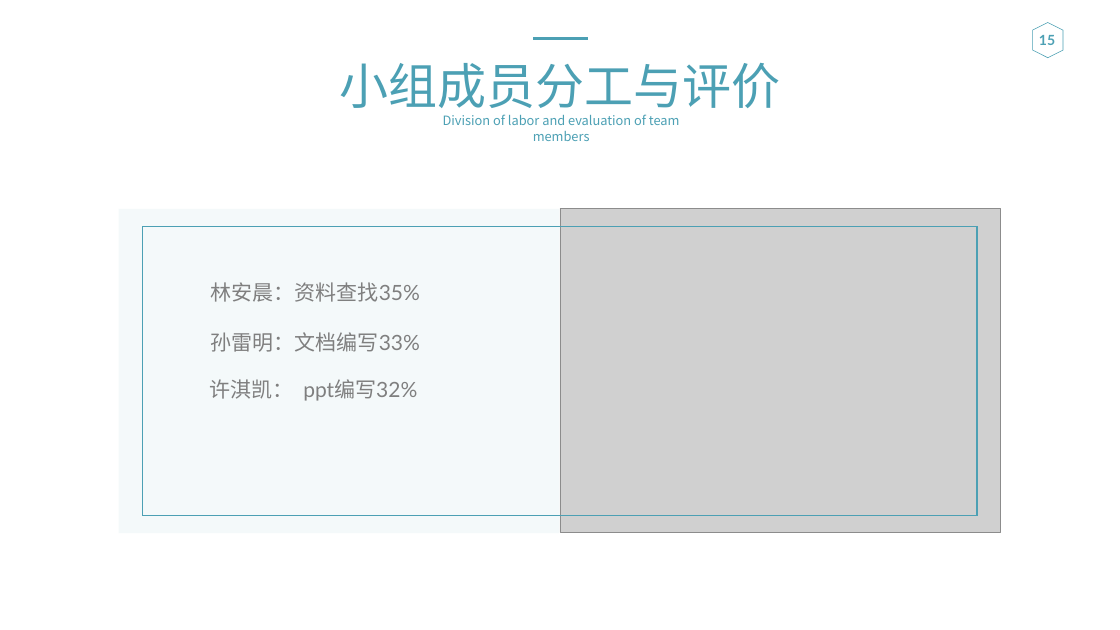
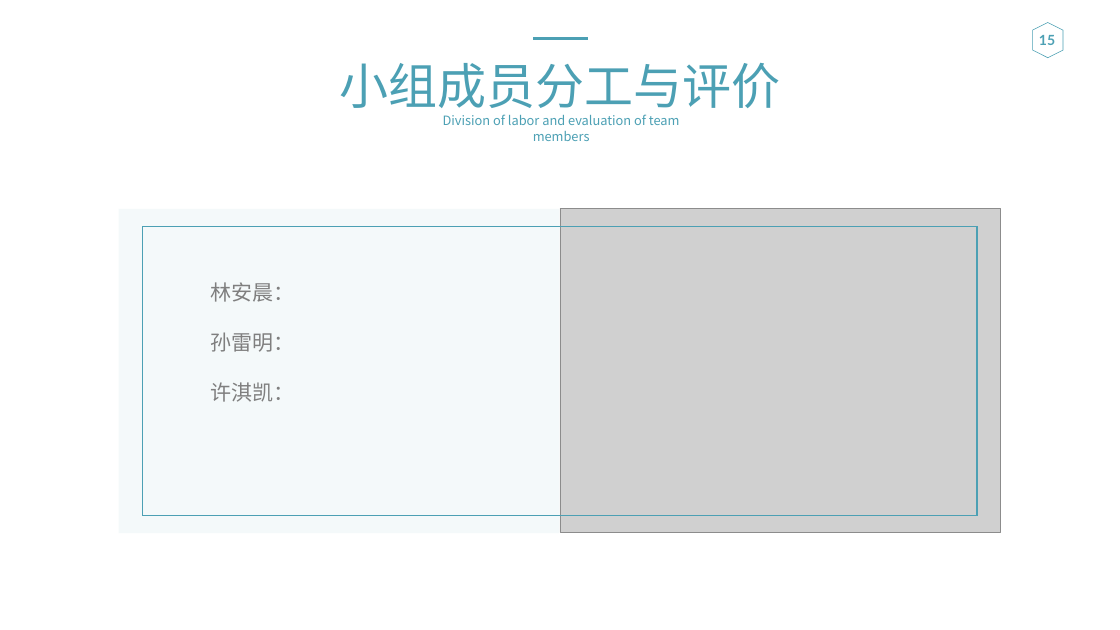
Before and after one commit to ZUCC-MUSICDREAM/start, a slide deck: slide 15 of SE2021-G013-项目计划书/选题ppt.pptx. Drawn at 1120x630 pixels with LibreOffice and Linux fonts; fonts in the diff are those of the drawing; grey boxes stand for pictures. Boxes give left, top, right and bottom in pixels: in the first picture for what was removed or moved away, otherwise in the second. Text is boxed around its words. In the diff, an @@ line names an element or a change of style, - is before the commit and + after.

```diff
--- a/SE2021-G013-项目计划书/选题ppt.pptx
+++ b/SE2021-G013-项目计划书/选题ppt.pptx
@@ text at (211, 282, 295, 302): text changed @@
-林安晨：资料查找35%
+林安晨：
@@ text at (211, 332, 295, 352): text changed @@
-孙雷明：文档编写33%
+孙雷明：
@@ text at (211, 382, 295, 402): text changed @@
-许淇凯： ppt编写32%
+许淇凯：
```
Also in this commit, not shown: 9 other slides changed, 1 slide added, 1 slide removed.
